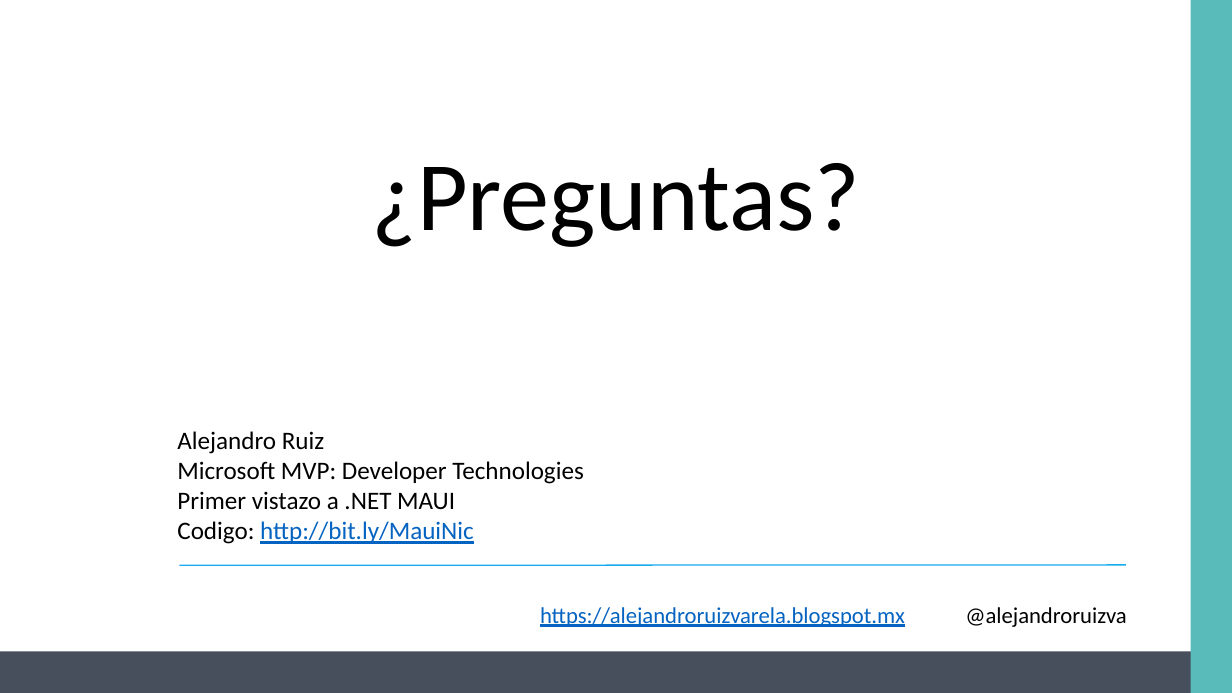
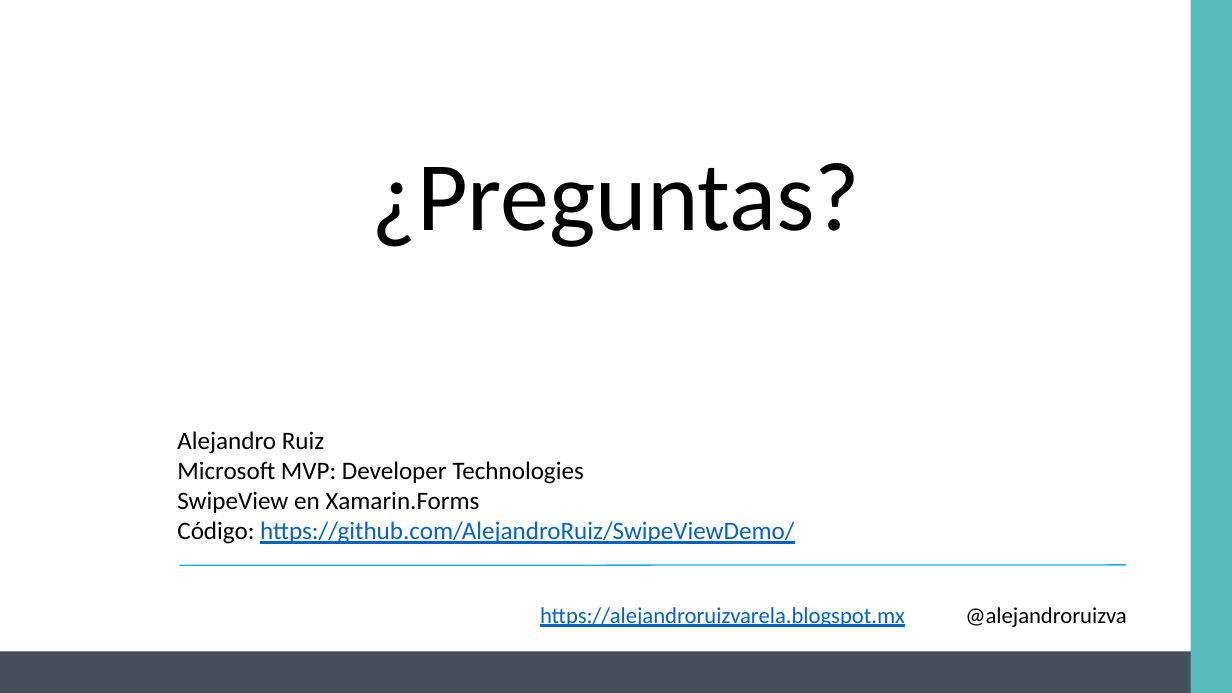
Before and after one commit to AlejandroRuiz/SwipeViewDemo, a slide deck: slide 10 of SwipeView.pptx (slide 9 before the commit). Drawn at 1232x693 pixels with LibreOffice and Linux fonts; fonts in the diff are those of the drawing. Boxes give left, top, right and bottom in pixels: in the first picture for what was removed or moved away, otherwise in the second. Text is boxed around its words. In the diff, an @@ line names an element or a change of style, - is before the commit and + after.

Commit message:
Update slide deck

```diff
--- a/SwipeView.pptx
+++ b/SwipeView.pptx
@@ text at [177,491,794,544]: text changed; text colour #000000 to #0563C1 @@
-Primer vistazo a .NET MAUI
-Codigo: http://bit.ly/MauiNic
+SwipeView en Xamarin.Forms
+Código: https://github.com/AlejandroRuiz/SwipeViewDemo/
```
Also in this commit, not shown: 1 other slide changed, 1 slide added.
